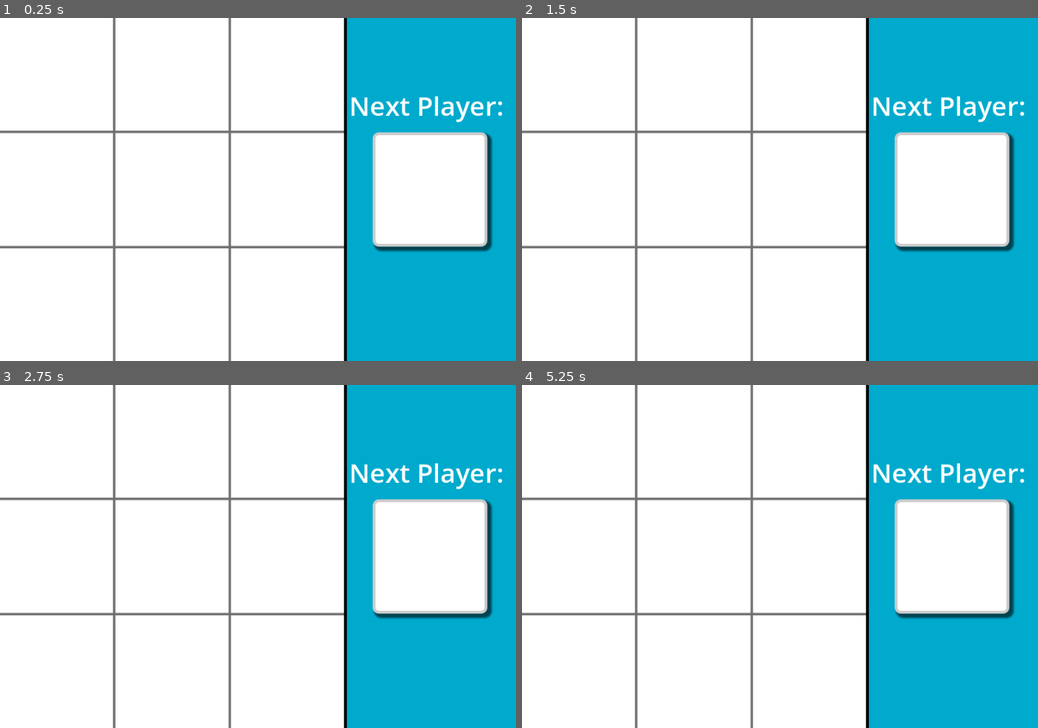
Above: before the commit, frames 1-4 (two rows, left to right).
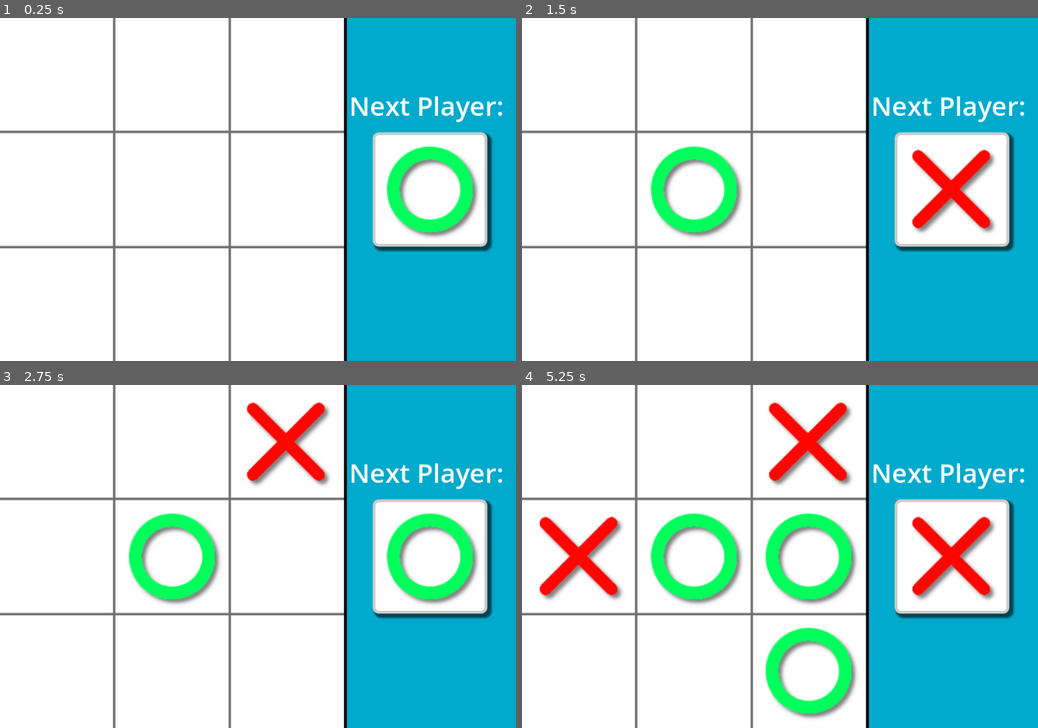
Above: after the commit, the same moments.

Repository: coolartist07/a-cats-game
Game: Godot game, scene res://main.tscn
The game is run twice, just before and just after one commit, with the same random seed, the same clock (stepped at 60 frames per second) and the same inputs.
Inputs (mouse positions are in pixels of both pictures, inside the frame that each line leads up to):
- Up to frame 1 (0.25 s): no input
- Up to frame 2 (1.5 s): tap Enter at 0.5 s; move the mouse to (893, 172) at 0.52 s; click (893, 172) at 0.67 s; tap Space at 1.25 s; move the mouse to (676, 206) at 1.27 s; click (676, 206) at 1.42 s
- Up to frame 3 (2.75 s): tap Enter at 2 s; move the mouse to (309, 481) at 2.02 s; click (309, 481) at 2.17 s
- Up to frame 4 (5.25 s): tap Space at 2.75, 4.25 s; move the mouse to (754, 625) at 2.77 s; click (754, 625) at 2.92 s; tap Enter at 3.5 s; move the mouse to (934, 607) at 3.52 s; click (934, 607) at 3.67 s; move the mouse to (625, 505) at 4.27 s; click (625, 505) at 4.42 s; move the mouse to (805, 556) at 5.02 s; click (805, 556) at 5.17 s

The runs differ from the first frame. In frame 1, 2.4% of the frame differs, in the area x 74-93%, y 37-64%; in frame 2, 4.3%; in frame 3, 6.7%; in frame 4, 13%, in the area x 3-92%, y 5-98%.
Error before the commit: Attempt to call function 'get_position' in base 'null instance' on a null instance. (res://main.gd:22)

Commit message:
temp panel marker add
panel will show next player's move and delete's the previous temp mark

Diff:
--- a/main.gd
+++ b/main.gd
@@ -11,6 +11,7 @@
 var grid_pos : Vector2i	#i stands for integer
 var board_size	: int
 var cell_size	: int
+var row_sum : int
 
 # Called when the node enters the scene tree for the first time.
 func _ready() -> void:
@@ -45,6 +46,12 @@
 
 					# other player's turn
 					player *= -1
+
+					# update the panel marker
+					temp_marker.queue_free() # hides the previous mark
+					create_marker(player, player_panel_pos + Vector2i(cell_size / 2, cell_size / 2), true)
+
+
 					print(grid_data)
 
 # no _ before func name cuz its not godot-made
--- a/main.tscn
+++ b/main.tscn
@@ -51,7 +51,7 @@
 horizontal_alignment = 1
 vertical_alignment = 1
 
-[node name="Panel" type="Panel" parent="."]
+[node name="PlayerPanel" type="Panel" parent="."]
 offset_left = 650.0
 offset_top = 200.0
 offset_right = 850.0
